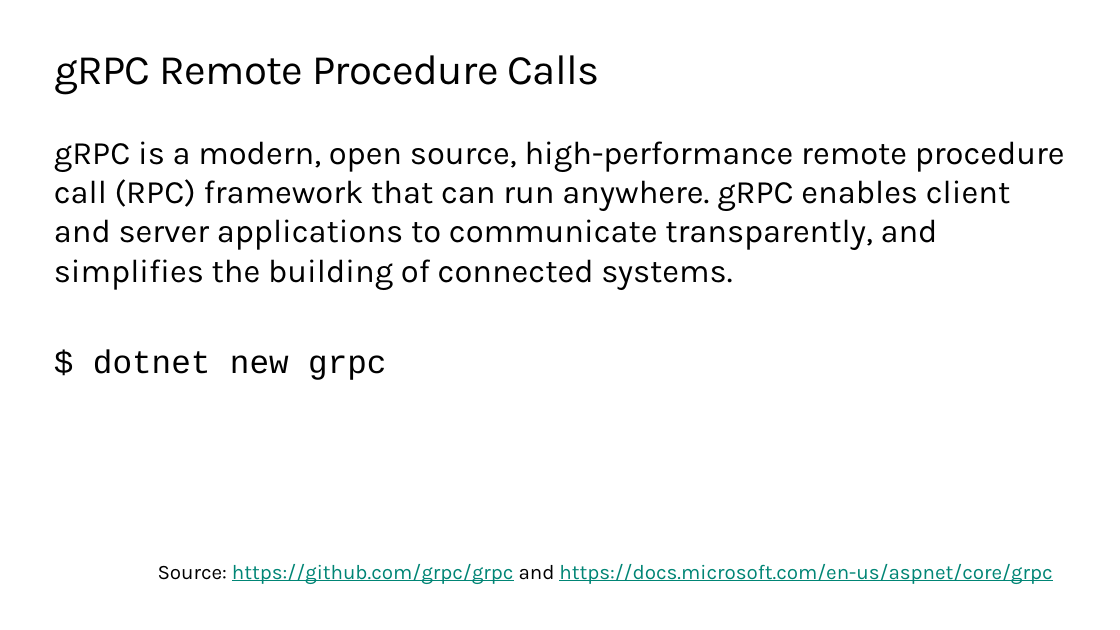
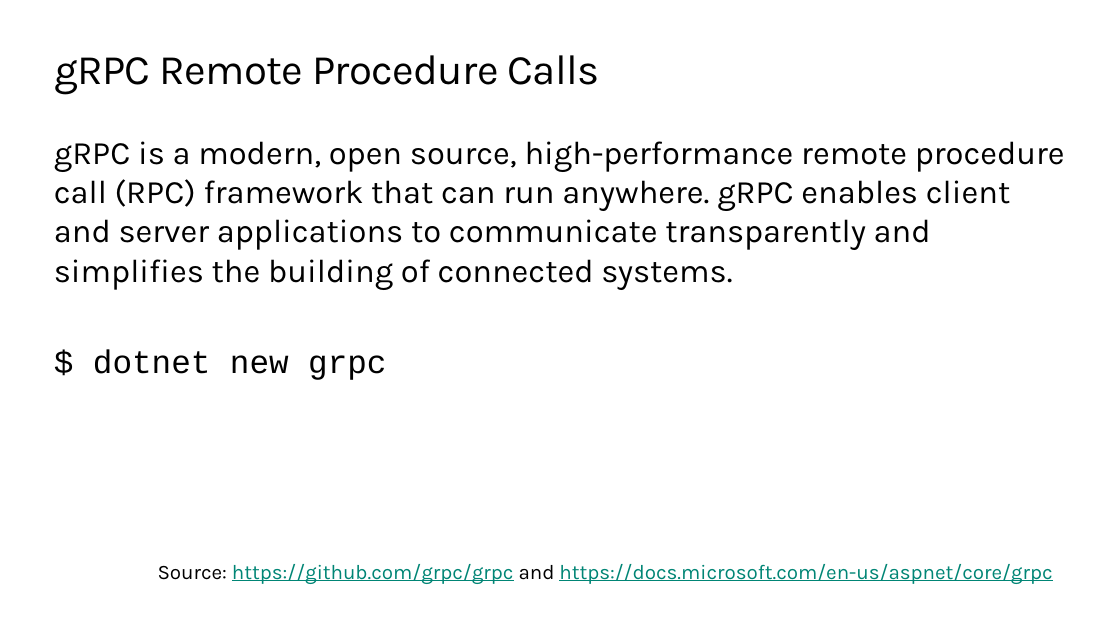
Before and after one commit to ondfisk/BDSA2020, a slide deck: slide 8 of Slides/Lecture10 - Web Applications with CSharp.pptx. Drawn at 1120x630 pixels with LibreOffice and Linux fonts; fonts in the diff are those of the drawing; background and template pictures are left out. Boxes give left, top, right and bottom in pixels: in the first picture for what was removed or moved away, otherwise in the second. Text is boxed around its words. In the diff, an @@ line names an element or a change of style, - is before the commit and + after.

```diff
--- a/Slides/Lecture10 - Web Applications with CSharp.pptx
+++ b/Slides/Lecture10 - Web Applications with CSharp.pptx
@@ text at (54,141,1065,290): text changed @@
-gRPC is a modern, open source, high-performance remote procedure call (RPC) framework that can run anywhere. gRPC enables client and server applications to communicate transparently, and simplifies the building of connected systems.
+gRPC is a modern, open source, high-performance remote procedure call (RPC) framework that can run anywhere. gRPC enables client and server applications to communicate transparently and simplifies the building of connected systems.
```
Also in this commit, not shown: 1 other slide changed, 7 other files.
